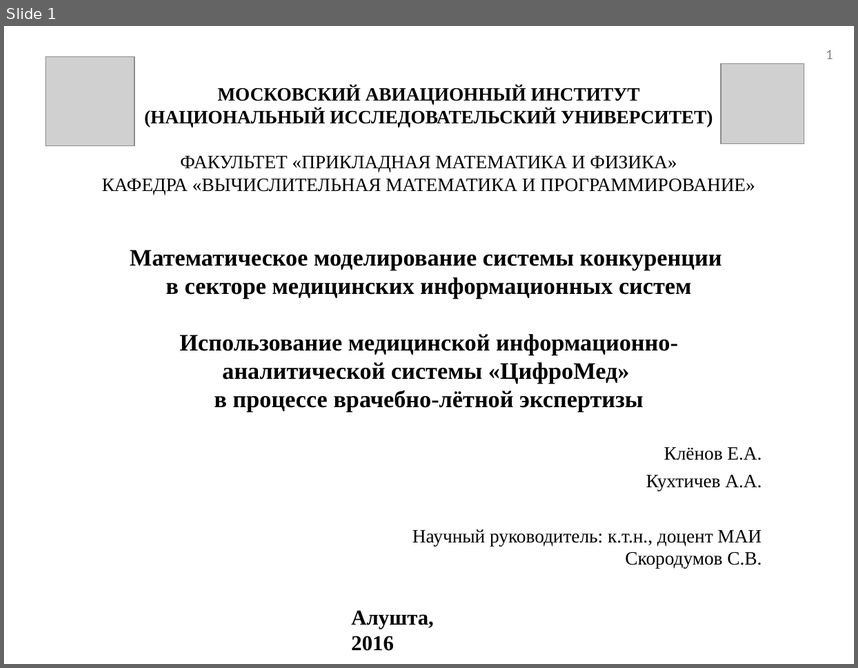
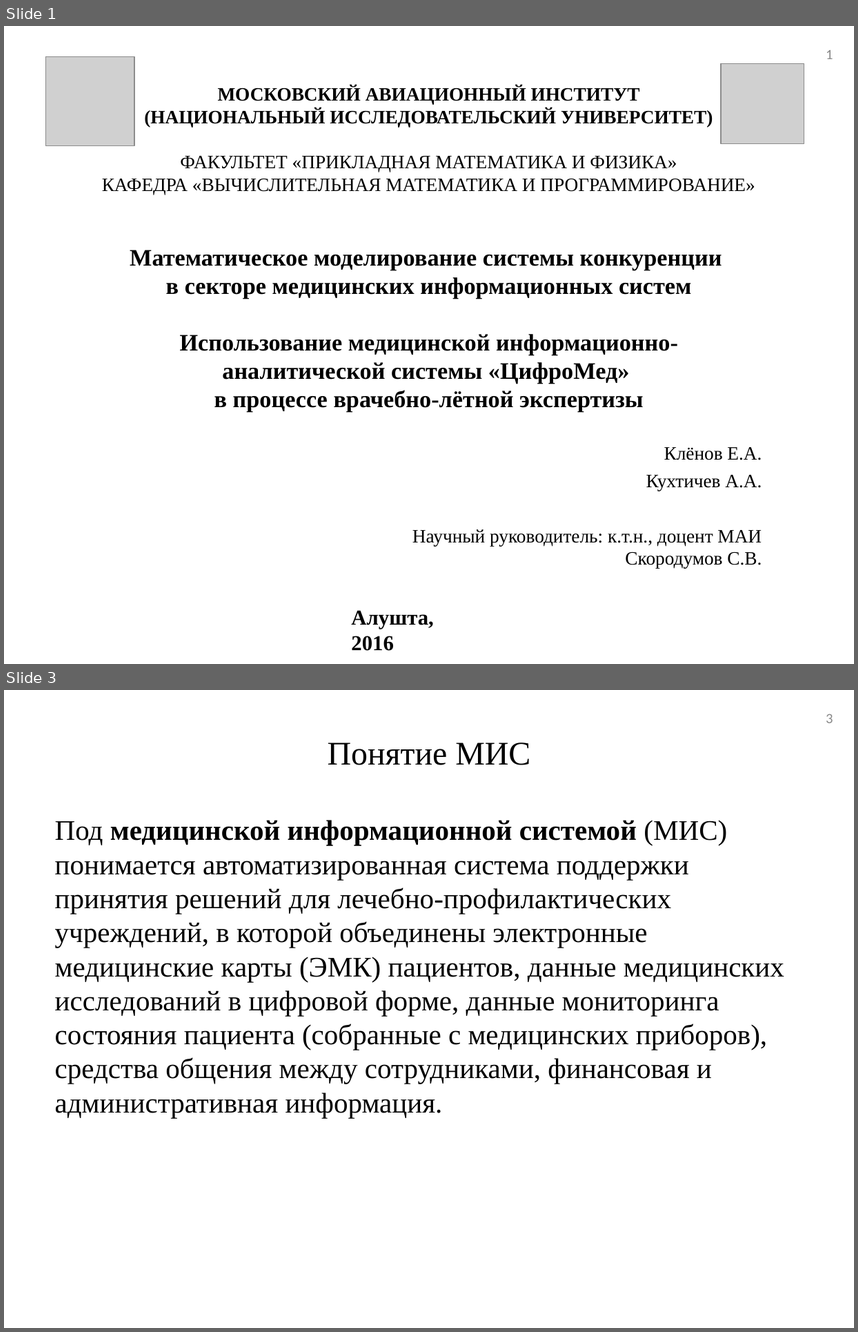
Before and after one commit to tehdoorsareopen/science, a slide deck: _Аспирантура/_Статьи/Алушта16/Алушта16.ppt. Shown one above the other, each under a label of ours: slide 1 before the commit, slides 1 and 3 after it; the slides between them are not shown. The pictures are 858x668 and 858x1332 pixels, drawn with LibreOffice and Linux fonts; fonts in the diff are those of the drawing; grey boxes stand for pictures. Boxes give left, top, right and bottom in pixels: in the first picture for what was removed or moved away, otherwise in the second. Text is boxed around its words. In the diff, an @@ line names an element or a change of style, - is before the commit and + after.

```diff
--- a/_Аспирантура/_Статьи/Алушта16/Алушта16.ppt
+++ b/_Аспирантура/_Статьи/Алушта16/Алушта16.ppt
@@ slide 3 added at [4, 690, 854, 1328], background #FFFFFF @@
@@ page number added at [826, 714, 833, 723], 12 pt, text #898989 @@
+3
@@ title added at [328, 742, 530, 765], 28 pt, text #000000 @@
+Понятие МИС
@@ text added at [55, 820, 784, 1118], 24 pt, text #000000 @@
+Под медицинской информационной системой (МИС) понимается автоматизированная система поддержки принятия решений для лечебно-профилактических учреждений, в которой объединены электронные медицинские карты (ЭМК) пациентов, данные медицинских исследований в цифровой форме, данные мониторинга состояния пациента (собранные с медицинских приборов), средства общения между сотрудниками, финансовая и административная информация.
```
Also in this commit, not shown: 1 slide changed, 13 other slides added, 10 slides removed, 10 other files.
